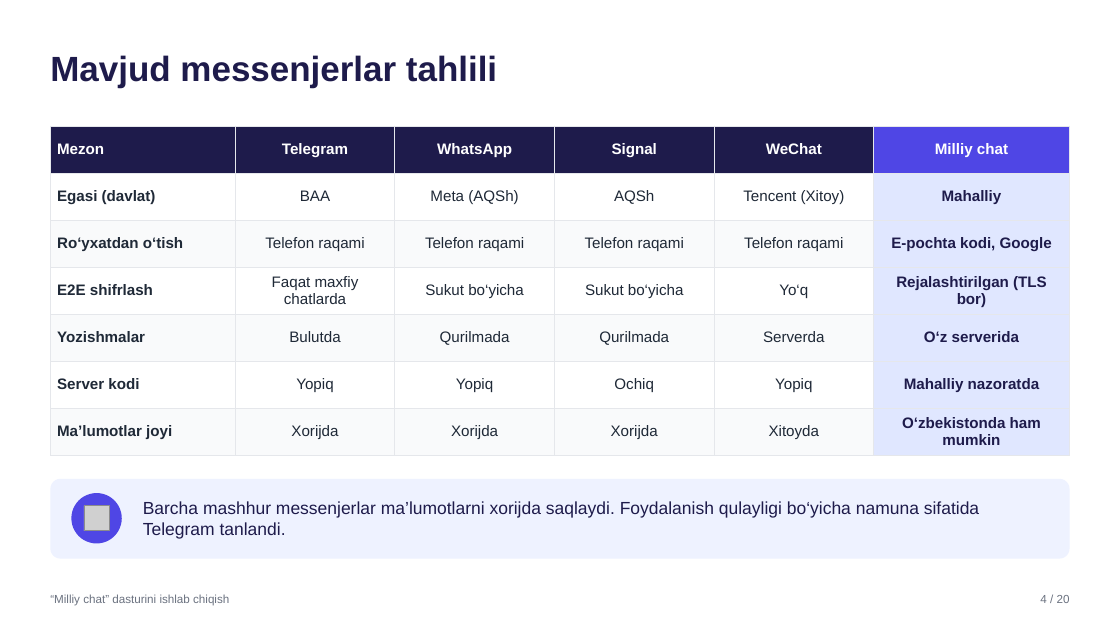
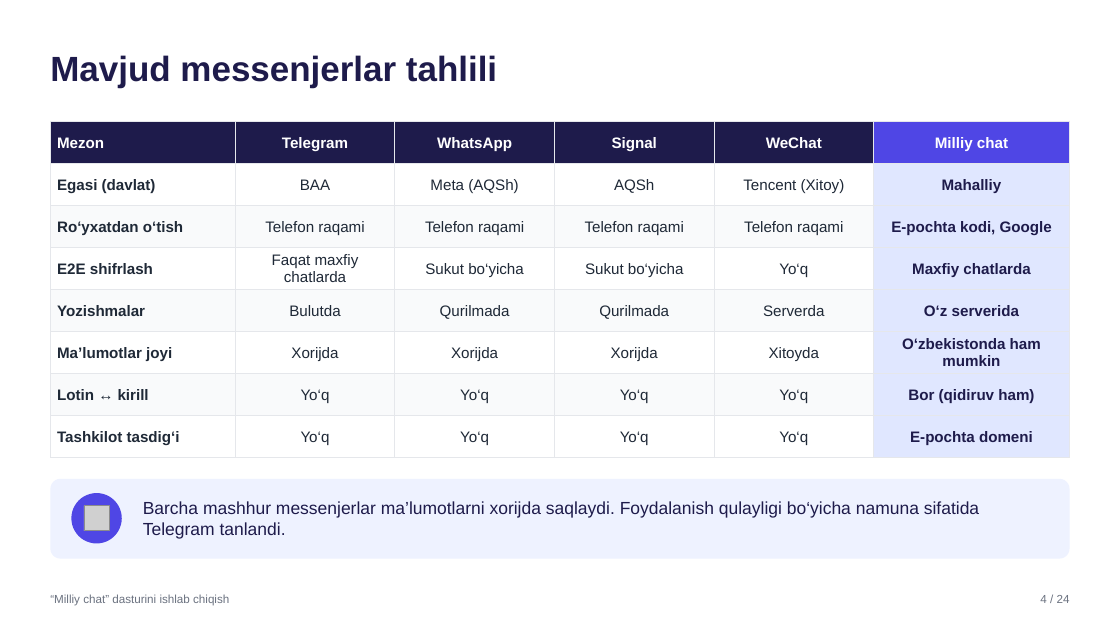
Before and after one commit to SardorSohinazarov/diplom-ish, a slide deck: slide 4 of diplom/Taqdimot_Sohinazarov_Sardor.pptx. Drawn at 1120x630 pixels with LibreOffice and Linux fonts; fonts in the diff are those of the drawing; grey boxes stand for pictures. Boxes give left, top, right and bottom in pixels: in the first picture for what was removed or moved away, otherwise in the second. Text is boxed around its words. In the diff, an @@ line names an element or a change of style, - is before the commit and + after.

```diff
--- a/diplom/Taqdimot_Sohinazarov_Sardor.pptx
+++ b/diplom/Taqdimot_Sohinazarov_Sardor.pptx
@@ table at [50,122,1070,449] @@
-row 4, column 6: Rejalashtirilgan (TLS bor)
+row 4, column 6: Maxfiy chatlarda
-row 6: Server kodi | Yopiq | Yopiq | Ochiq | Yopiq | Mahalliy nazoratda
+row 7: Lotin ↔ kirill | Yo‘q | Yo‘q | Yo‘q | Yo‘q | Bor (qidiruv ham)
+row 8: Tashkilot tasdig‘i | Yo‘q | Yo‘q | Yo‘q | Yo‘q | E-pochta domeni
@@ table: place and size @@
-table at [50,126,1070,449]
+table at [50,122,1070,449]
@@ text at [1040,595,1070,603]: text changed @@
-4 / 20
+4 / 24
```
Also in this commit, not shown: 17 other slides changed, 4 slides added, 2 other files.
